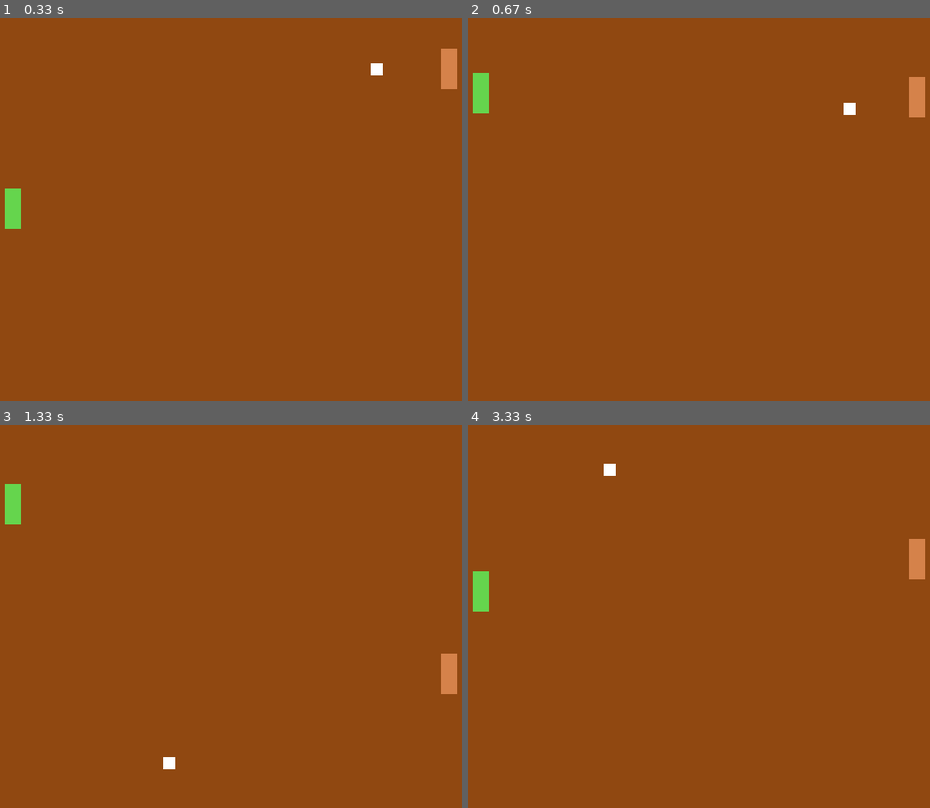
Above: before the commit, frames 1-4 (two rows, left to right).
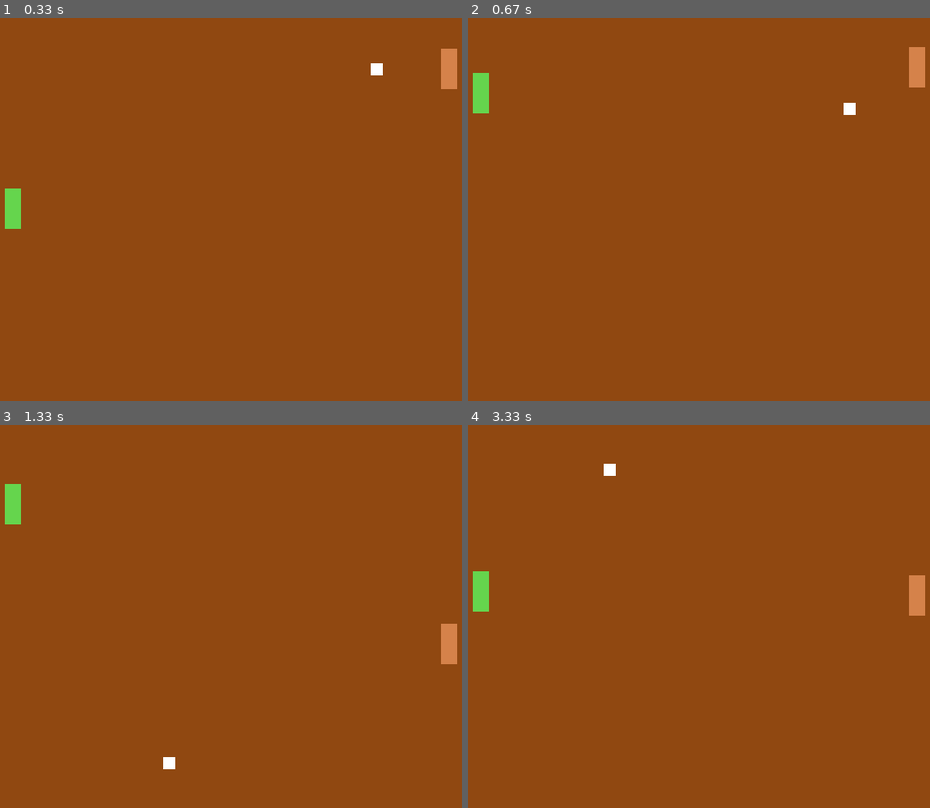
Above: after the commit, the same moments.

Repository: strin/curriculum-deep-RL
Game: pygame game, started from pyrl/tasks/pyale/games/pong.py
Same seed, same stepped clock (60 frames per second), same inputs: the game is played once before the commit and once after it.
Inputs:
- Up to frame 1 (0.33 s): no input
- Up to frame 2 (0.67 s): hold Up from 0.33 s (still down)
- Up to frame 3 (1.33 s): release Up at 0.8 s; hold Down 0.83-1.13 s; hold Up from 1.17 s (still down)
- Up to frame 4 (3.33 s): release Up at 1.53 s; hold Down 1.57-1.93 s; hold Up 1.97-2.27 s; hold Down 2.3-2.6 s; hold Up 2.63-3 s; hold Down from 3.03 s (still down)

Frame 1 is identical in both runs. In frame 2, 0.5% of the frame differs, in the area x 95-99%, y 7-26%; in frame 3, 0.5%; in frame 4, 0.7%, in the area x 95-99%, y 29-50%.

Commit message:
fix a bug that led to bias in pong

Diff:
--- a/pyrl/tasks/pyale/games/pong.py
+++ b/pyrl/tasks/pyale/games/pong.py
@@ -60,11 +60,14 @@
 bar1_y, bar2_y = 215. , 215.
 circle_x, circle_y = 320.5, 232.5
 bar1_move, bar2_move = 0. , 0.
-speed_x, speed_y, speed_circ, speed_ai = 250., 250., 250., 250
+speed_x, speed_y, speed_circ, = 250., 250., 250.
+speed_me = 250.
+speed_ai = 250. # adjust this parameter to set AI strength.
 base_speed_y = speed_y
 base_speed_x = speed_x
 speed_y = np.sign(npr.randn()) * speed_y # randomize direction.
 ai_speed = 0.
+me_speed = 0.
 bar1_score, bar2_score = 0,0
 
 #clock and font objects
@@ -84,9 +87,9 @@
             break
         if event.type == KEYDOWN:
             if event.key == K_UP:
-                bar1_move = -ai_speed
+                bar1_move = -me_speed
             elif event.key == K_DOWN:
-                bar1_move = ai_speed
+                bar1_move = me_speed
         elif event.type == KEYUP:
             if event.key == K_UP:
                 bar1_move = 0.
@@ -109,7 +112,7 @@
 
     bar1_y += bar1_move
 
-# movement of circle
+    # movement of circle
     #clock.tick(30)
     time_passed = 30
     time_sec = time_passed / 1000.0
@@ -117,12 +120,13 @@
     circle_x += speed_x * time_sec
     circle_y += speed_y * time_sec
     ai_speed = speed_ai * time_sec
+    me_speed = speed_me * time_sec
 #AI of the computer.
     if circle_x >= 320 - C / 2.:
         if npr.rand() < 0.: # random action.
             bar2_y += np.sign(npr.randn()) * ai_speed
         else:
-            noise = 10 * (1 - opening)
+            noise = 20 * (1 - opening) * npr.randn()
             if not bar2_y == circle_y + C / 2.:
                 if bar2_y + H2 / 2. + noise < circle_y :
                     bar2_y += ai_speed
